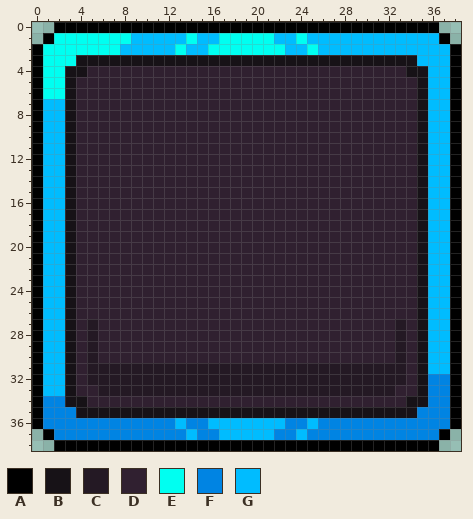
Two states of a pixel-art file, packages/client/src/assets/ui{m}/button-blue.aseprite. The first picture shows the starting point.
39x39 pixels, 1 frame.
Palette (. is transparent): A #000000  B #171217  C #241924  D #302030  E #00fff1  F #0084e3  G #00bcff
After the commit:
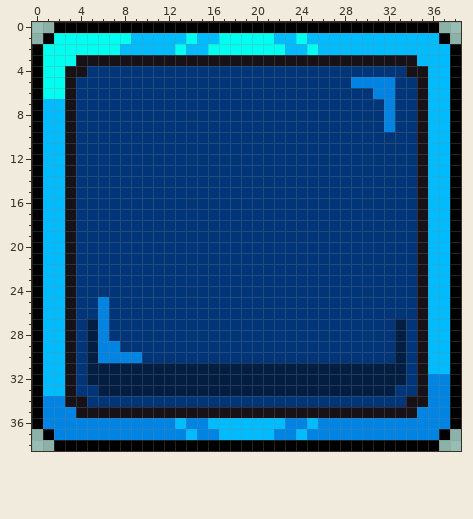
Difference:
colour C: #241924 -> #021e42
colour D: #302030 -> #003579
Changed rows in their new state; - is a pixel that keeps its letter.
Layer "Layer 1":
first column x 29:
 5 FFFF
 6 --FF
 7 ---F
 8 ---F
 9 ---F
first column x 6:
25 F---
26 F---
27 F---
28 F---
29 FF--
30 FFFF
Where, in picture pixels (left, top, right, bottom), the same in both pictures:
changed: (76, 66, 417, 407)
